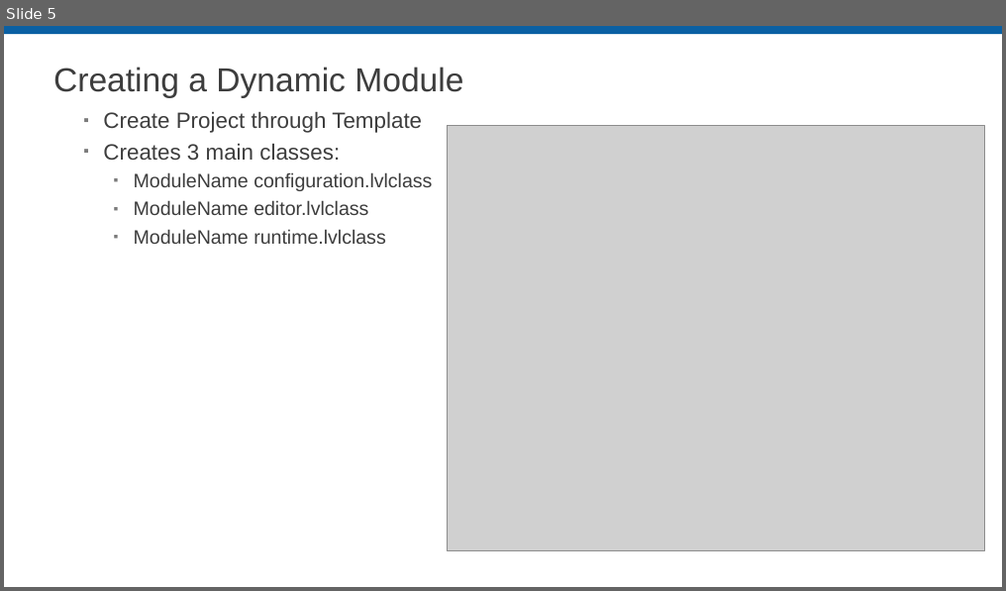
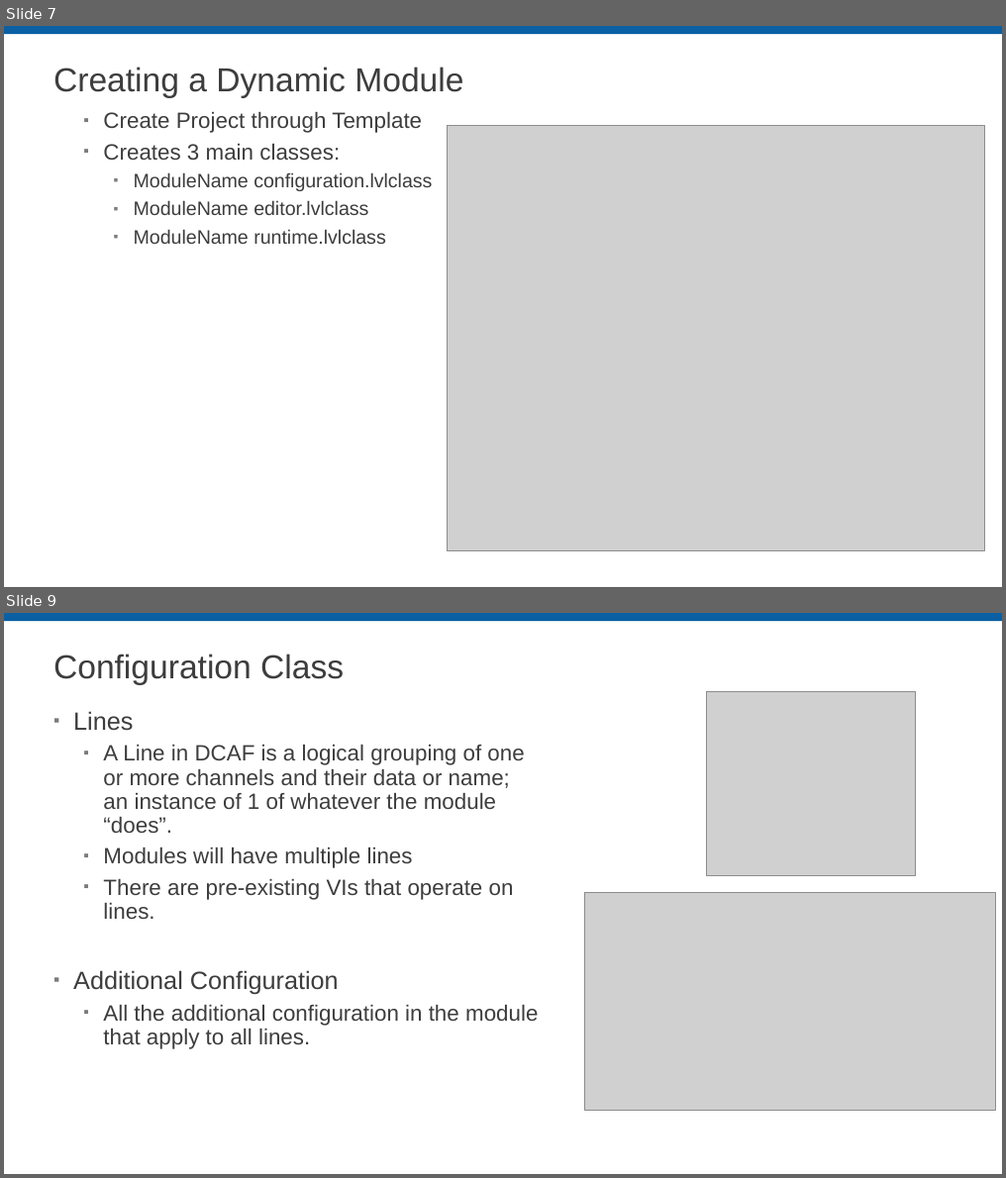
Before and after one commit to LabVIEW-DCAF/Documentation, a slide deck: Trunk/Getting Started Material/DCAF Training/7 Dynamic Modules.pptx. Shown one above the other, each under a label of ours: slide 5 before the commit, slides 7 and 9 after it; the slides between them are not shown. The pictures are 1006x591 and 1006x1178 pixels, drawn with LibreOffice and Linux fonts; fonts in the diff are those of the drawing; grey boxes stand for pictures; background and template pictures are left out. Boxes give left, top, right and bottom in pixels: in the first picture for what was removed or moved away, otherwise in the second. Text is boxed around its words. In the diff, an @@ line names an element or a change of style, - is before the commit and + after.

```diff
--- a/Trunk/Getting Started Material/DCAF Training/7 Dynamic Modules.pptx
+++ b/Trunk/Getting Started Material/DCAF Training/7 Dynamic Modules.pptx
@@ slide 9 added at [4,613,1002,1174], background #FFFFFF; not listed: 1 template element that a slide beside it also shows @@
@@ title added at [54,654,344,685], 32 pt, text #3D3D3D @@
+Configuration Class
@@ picture added at [707,691,916,876] @@
@@ text added at [73,711,538,1050], 21.3 pt, text #3D3D3D @@
+▪ Lines
+  ▪ A Line in DCAF is a logical grouping of one or more channels and their data or name; an instance of 1 of whatever the module “does”.
+  ▪ Modules will have multiple lines
+  ▪ There are pre-existing VIs that operate on lines.
+▪ Additional Configuration
+  ▪ All the additional configuration in the module that apply to all lines.
@@ picture added at [584,892,995,1110] @@
@@ what was slide 5 is now slide 7 @@
```
Also in this commit, not shown: 2 slides changed, 20 other slides added, 1 other file.
